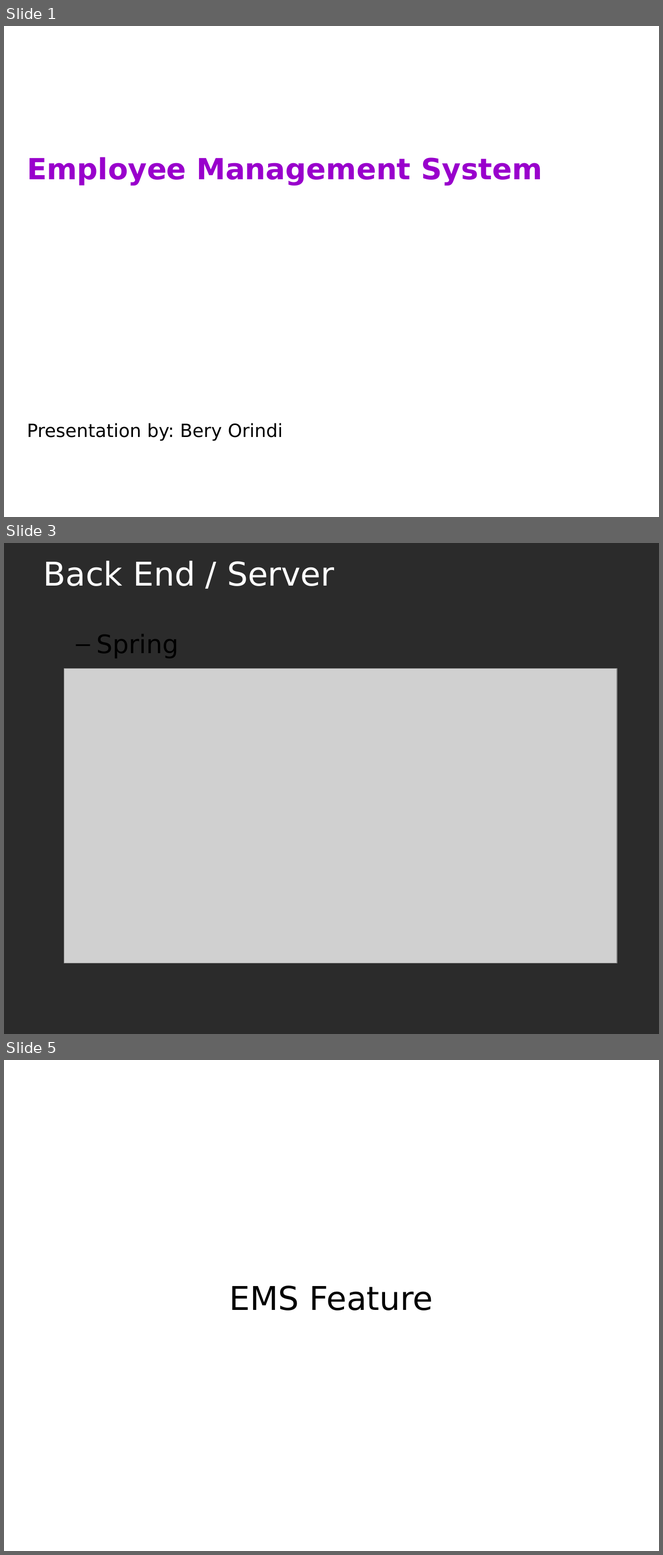
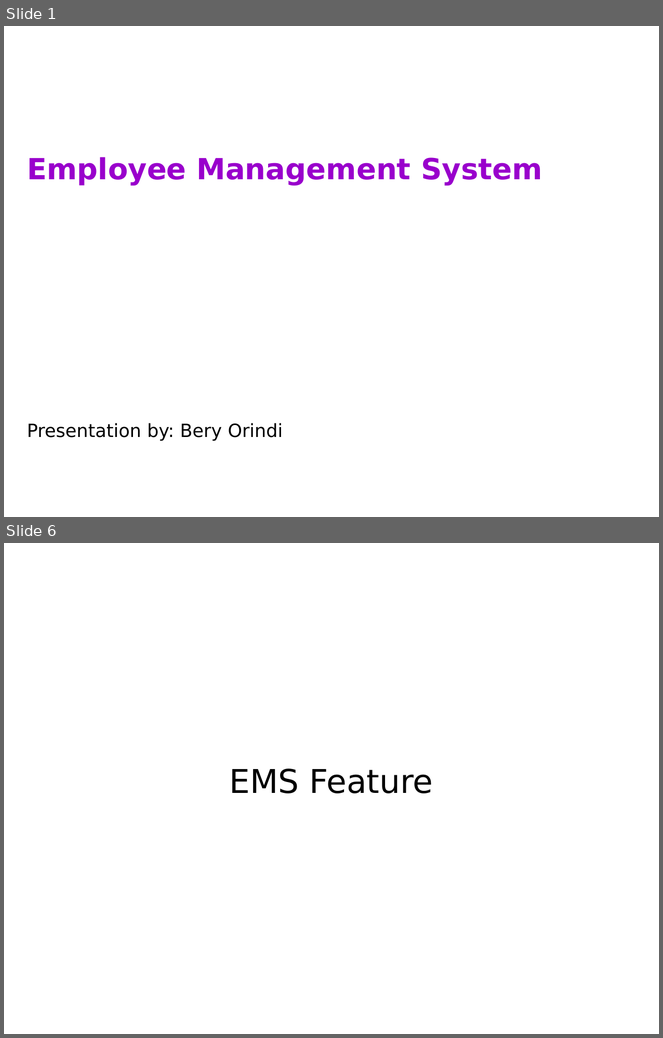
Before and after one commit to beryorindi/final-project, a slide deck: Bery Orindi.ppt. Shown one above the other, each under a label of ours: slides 1, 3 and 5 before the commit, slides 1 and 6 after it; the slides between them are not shown. The pictures are 663x1555 and 663x1038 pixels, drawn with LibreOffice and Linux fonts; fonts in the diff are those of the drawing; grey boxes stand for pictures; background and template pictures are left out; a plain dark background stands for a picture behind light text. Boxes give left, top, right and bottom in pixels: in the first picture for what was removed or moved away, otherwise in the second. Text is boxed around its words. In the diff, an @@ line names an element or a change of style, - is before the commit and + after.

```diff
--- a/Bery Orindi.ppt
+++ b/Bery Orindi.ppt
@@ slide 3 removed at (4, 543, 659, 1034), background picture (left out) @@
@@ title removed at (44, 561, 334, 586) @@
-Back End / Server
@@ text removed at (97, 634, 179, 658) @@
-  – Spring
@@ picture removed at (64, 669, 617, 964) @@
@@ what was slide 5 is now slide 6 @@
```
Also in this commit, not shown: 2 slides changed, 7 slides added, 5 other slides removed, 12 other files.
